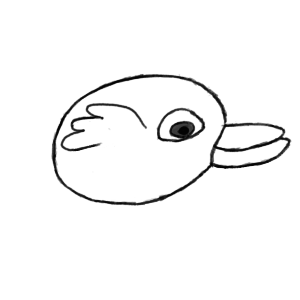
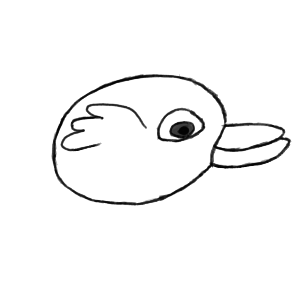
Layered file, before and after one edit (300x300). Changes by layer:
renamed "Paint Layer 1" to "img", moved it above "Background", painted on it over box(51, 73, 292, 206)
painted on "Background" over box(51, 73, 292, 206)
